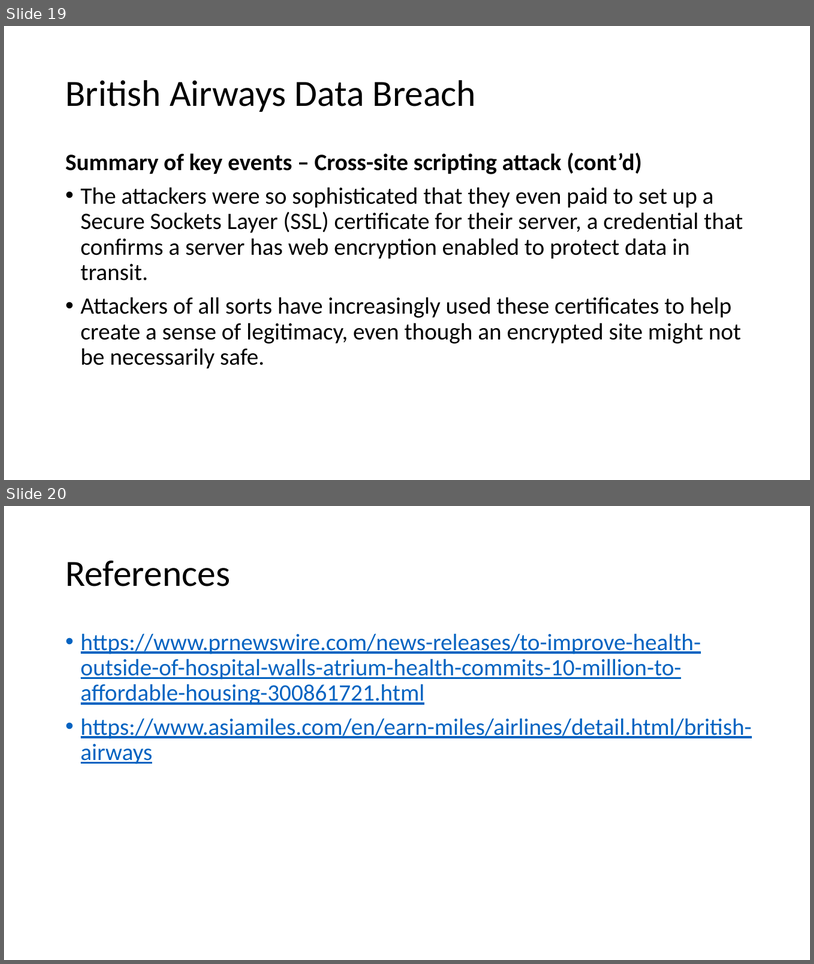
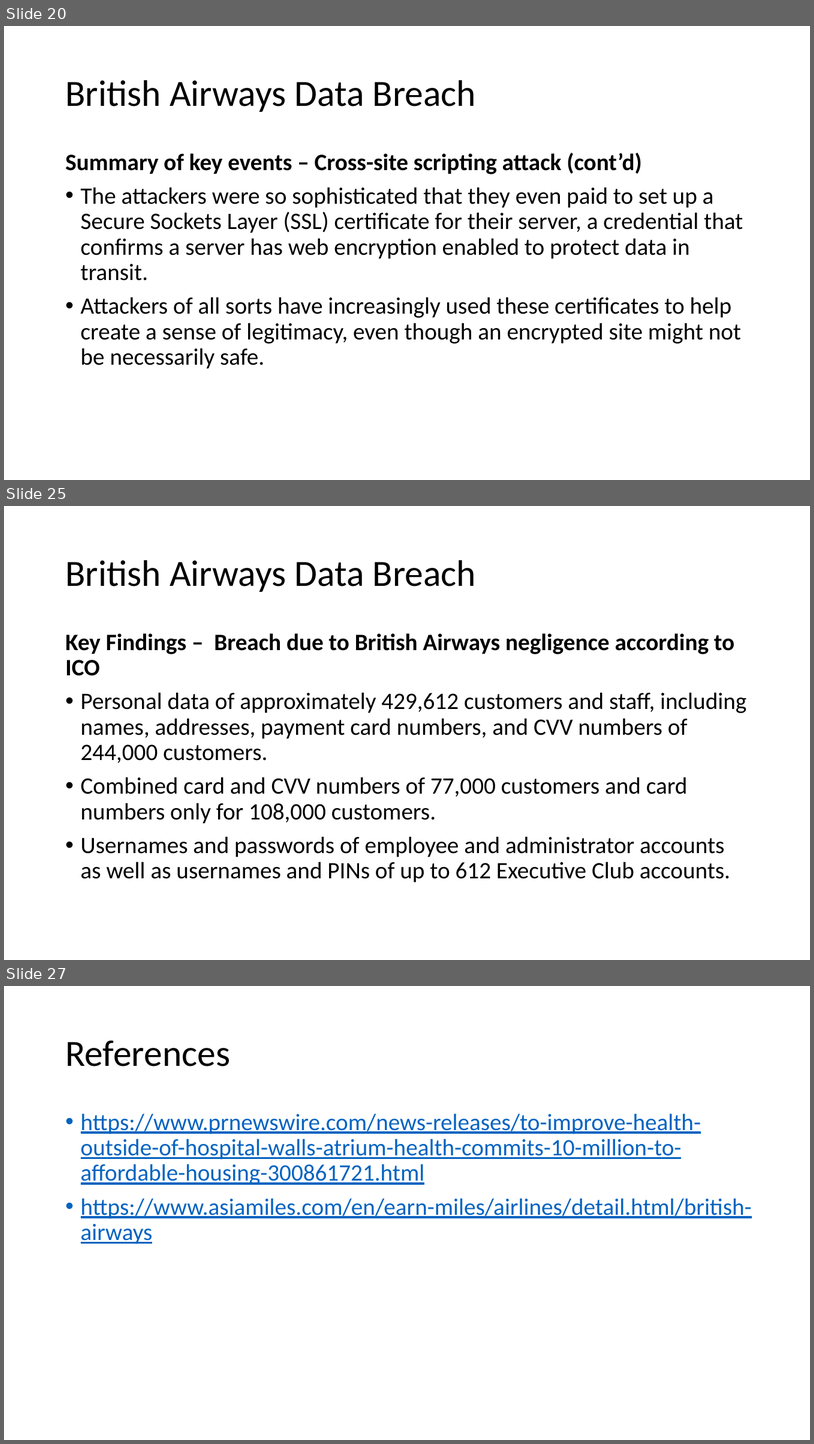
Before and after one commit to nicholasneo78/regression-analysis, a slide deck: CE4062-project.pptx. Shown one above the other, each under a label of ours: slides 19 and 20 before the commit, slides 20, 25 and 27 after it; the slides between them are not shown. The pictures are 814x964 and 814x1444 pixels, drawn with LibreOffice and Linux fonts; fonts in the diff are those of the drawing. Boxes give left, top, right and bottom in pixels: in the first picture for what was removed or moved away, otherwise in the second. Text is boxed around its words. In the diff, an @@ line names an element or a change of style, - is before the commit and + after.

```diff
--- a/CE4062-project.pptx
+++ b/CE4062-project.pptx
@@ slide 25 added at (4, 506, 810, 960), background #FFFFFF @@
@@ title added at (65, 560, 477, 592), 44 pt, text #000000 @@
+British Airways Data Breach
@@ text added at (65, 633, 747, 882), 28 pt, text #000000 @@
+Key Findings – Breach due to British Airways negligence according to ICO
+• Personal data of approximately 429,612 customers and staff, including names, addresses, payment card numbers, and CVV numbers of 244,000 customers.
+• Combined card and CVV numbers of 77,000 customers and card numbers only for 108,000 customers.
+• Usernames and passwords of employee and administrator accounts as well as usernames and PINs of up to 612 Executive Club accounts.
@@ what was slide 19 is now slide 20 @@
@@ what was slide 20 is now slide 27 @@
```
Also in this commit, not shown: 4 slides changed, 6 other slides added.
